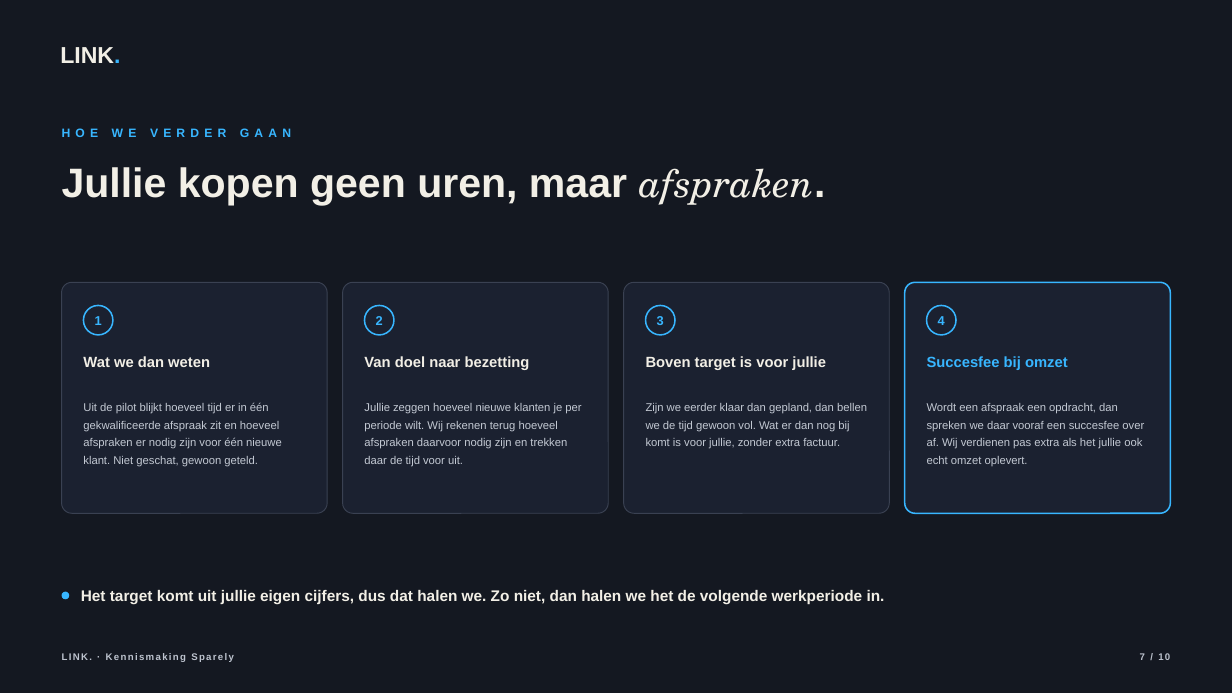
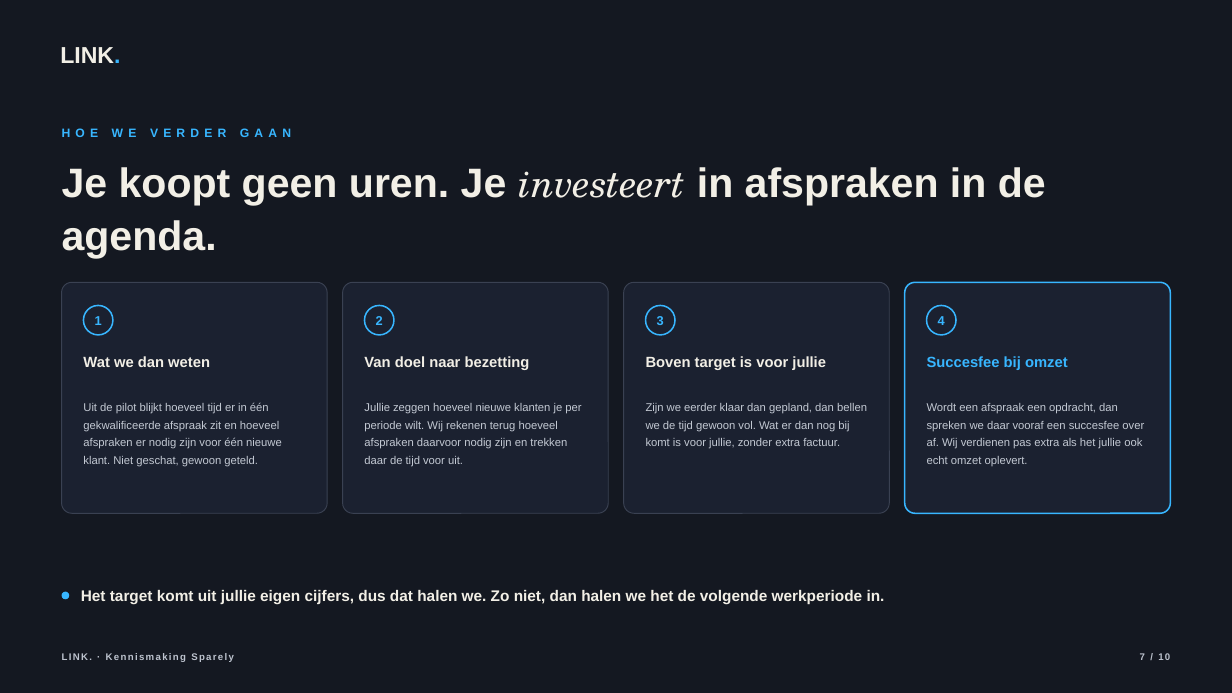
Before and after one commit to hens-lang/Test, a slide deck: slide 7 of output/LINK. kennismaking Sparely.pptx. Drawn at 1232x693 pixels with LibreOffice and Linux fonts; fonts in the diff are those of the drawing. Boxes give left, top, right and bottom in pixels: in the first picture for what was removed or moved away, otherwise in the second. Text is boxed around its words. In the diff, an @@ line names an element or a change of style, - is before the commit and + after.

```diff
--- a/output/LINK. kennismaking Sparely.pptx
+++ b/output/LINK. kennismaking Sparely.pptx
@@ text at (x1=62, y1=167, x2=1046, y2=259): text changed @@
-Jullie kopen geen uren, maar afspraken.
+Je koopt geen uren. Je investeert in afspraken in de agenda.
```
Also in this commit, not shown: 15 other files.
